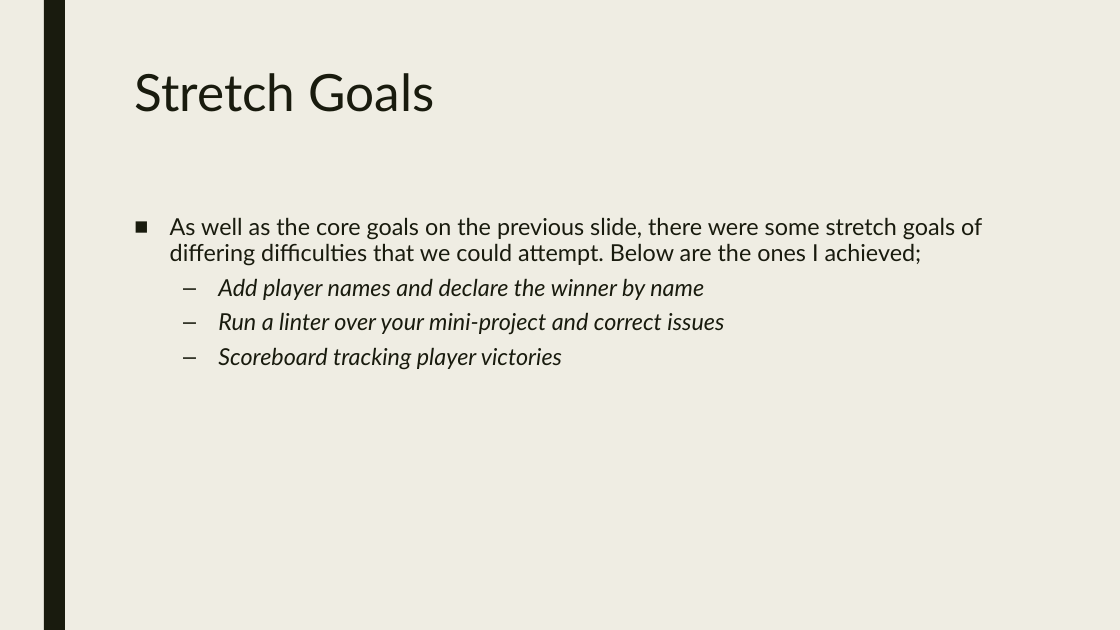
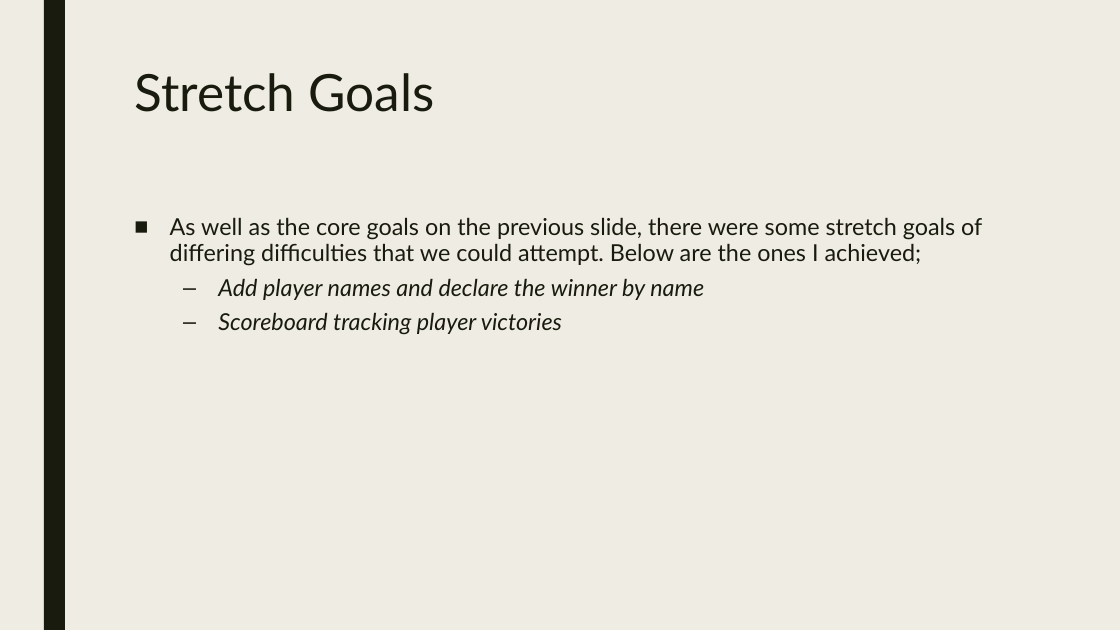
Before and after one commit to Sainsburys-bootcamp-2022/Aidan-Project, a slide deck: slide 23 of mini-project-presentation.pptx (slide 5 before the commit). Drawn at 1120x630 pixels with LibreOffice and Linux fonts; fonts in the diff are those of the drawing. Boxes give left, top, right and bottom in pixels: in the first picture for what was removed or moved away, otherwise in the second. Text is boxed around its words. In the diff, an @@ line names an element or a change of style, - is before the commit and + after.

```diff
--- a/mini-project-presentation.pptx
+++ b/mini-project-presentation.pptx
@@ text at <box>218,312,724,335</box>: paragraph removed @@
-  – Run a linter over your mini-project and correct issues
```
Also in this commit, not shown: 1 other slide changed, 35 slides added, 2 other files.
